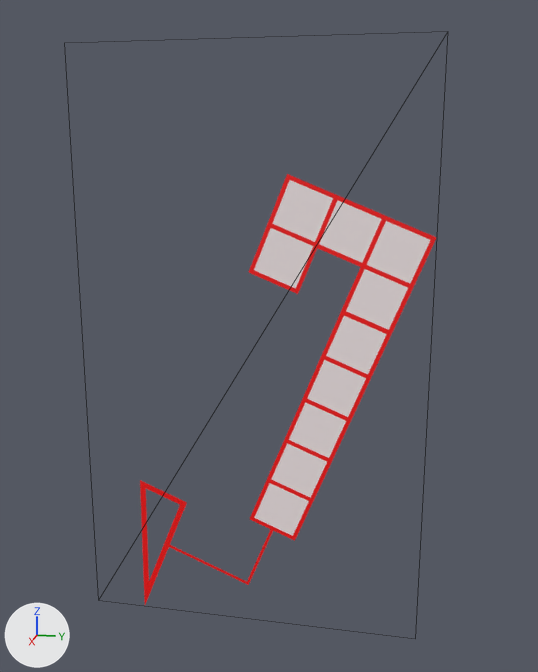
The glTF model innards-heart2.glb: old version first, new version second.
Before and after are seen from a camera (50 mm lens) standing at (1.405, 0.323, 0.363) and looking at (-0.013, 0.039, 0.009). The lights are fixed; the arrows at lower left show +X, +Y and +Z. Mesh edges are drawn as thin lines. Where no turn or scale is listed for an object, it has been applied to the vertices.

The older version as bpy lines, for what is in view:
```python
me_innards___heart2 = bpy.data.meshes.new('innards - heart2')
me_innards___heart2.from_pydata(...)  # 4 vertices, 2 faces; spans x 0.0, y -0.354..0.354, z -0.597..0.597
me_innards___heart2.materials.append(mat_innards___heart2)  # picture img_innards___heart2
ob_innards___heart2 = bpy.data.objects.new('innards - heart2', me_innards___heart2)
ob_innards___heart2.location = (0.0, 0.001, -0.031)
```
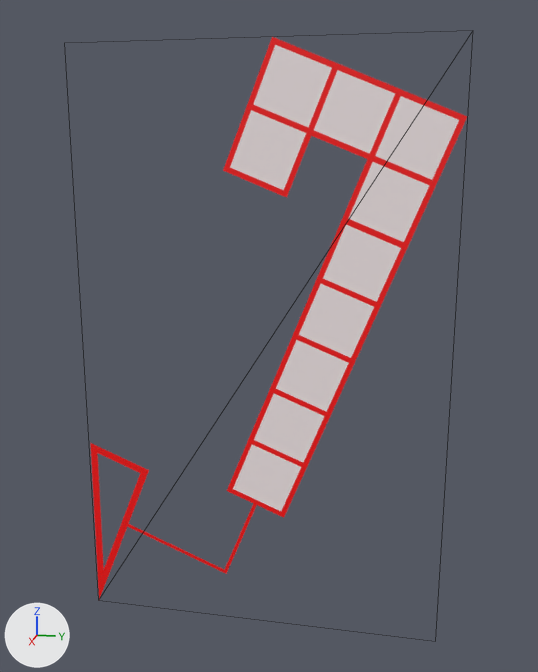
The newer file is also rescaled (x0.802), turned or shifted as a whole; pictures and numbers use the older file's frame.

The edits, one by one:
Picture 'test' (img_test) is new.
Material 'test' (mat_test) is new.
Its texture is img_test (with its transparency).
me_innards___heart2 has 4 vertices, 2 faces and spans x 0.0, y -0.354..0.354, z -0.597..0.597.
me_innards___heart2 is used by ob_innards___heart2; location (0.0, 0.001, -0.031).
me_innards___heart2 no longer uses material mat_innards___heart2 (picture img_innards___heart2).
Part 1, on me_innards___heart2:
Vertex 1 of me_innards___heart2 moves from (0.0, 0.354, -0.597) to (0.0, 0.396, -0.597).
Vertex 3 of me_innards___heart2 moves from (0.0, 0.354, 0.597) to (0.0, 0.396, 0.597).
me_innards___heart2 now uses material mat_test (picture img_test).

Location of each change, [x1, y1, x2, y2] in pixels of the pictures (538 x 672 px):
'innards - heart2', recoloured, reshaped: before [140, 174, 437, 604]; after [91, 37, 467, 599]
